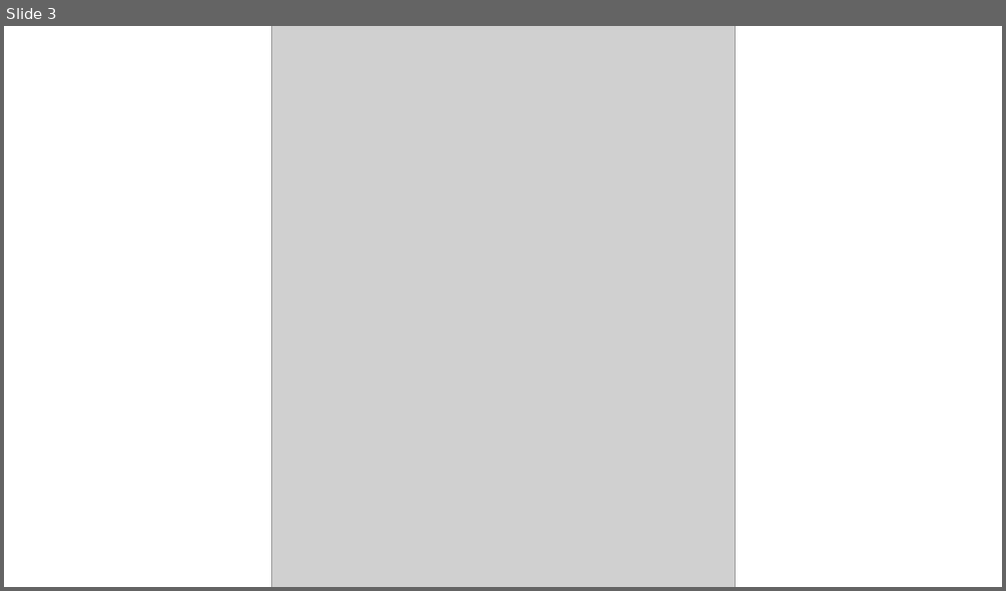
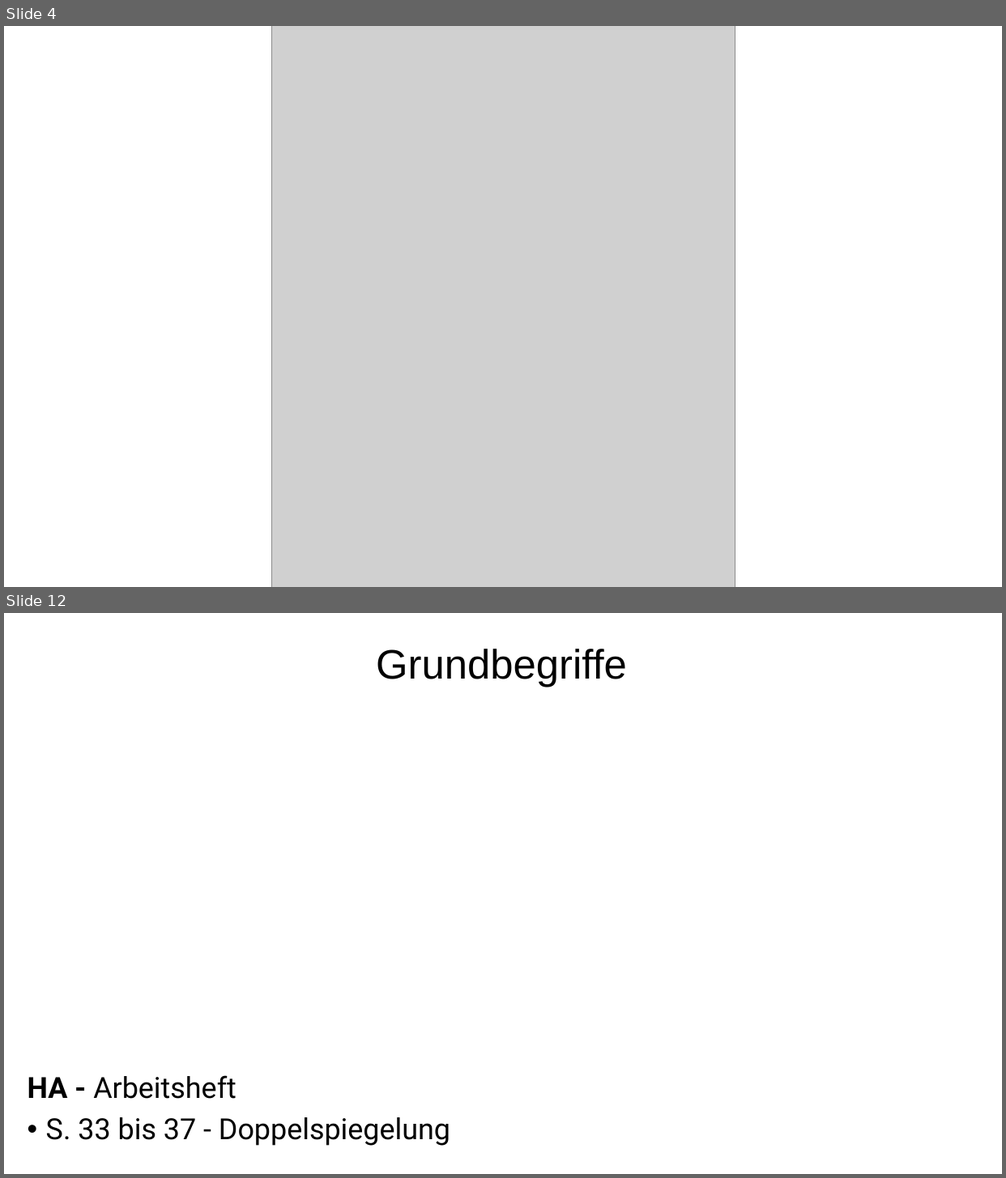
Before and after one commit to arvicodes/JohnnyMonkey, a slide deck: J-M-Reihen/Mathe/Klasse 7/Kap.3 - Geometrische Abbildungen/#_Reihenplan.pptx. Shown one above the other, each under a label of ours: slide 3 before the commit, slides 4 and 12 after it; the slides between them are not shown. The pictures are 1006x591 and 1006x1178 pixels, drawn with LibreOffice and Linux fonts; fonts in the diff are those of the drawing; grey boxes stand for pictures. Boxes give left, top, right and bottom in pixels: in the first picture for what was removed or moved away, otherwise in the second. Text is boxed around its words. In the diff, an @@ line names an element or a change of style, - is before the commit and + after.

```diff
--- a/J-M-Reihen/Mathe/Klasse 7/Kap.3 - Geometrische Abbildungen/#_Reihenplan.pptx
+++ b/J-M-Reihen/Mathe/Klasse 7/Kap.3 - Geometrische Abbildungen/#_Reihenplan.pptx
@@ slide 12 added at (x1=4, y1=613, x2=1002, y2=1174), background #FFFFFF @@
@@ text added at (x1=376, y1=649, x2=627, y2=688), 39.6 pt, text #000000 @@
+Grundbegriffe
@@ text added at (x1=27, y1=1076, x2=450, y2=1146), 28 pt, text #000000 @@
+HA - Arbeitsheft
+• S. 33 bis 37 - Doppelspiegelung
@@ what was slide 3 is now slide 4 @@
```
Also in this commit, not shown: 1 slide changed, 8 other slides added, 43 other files.
